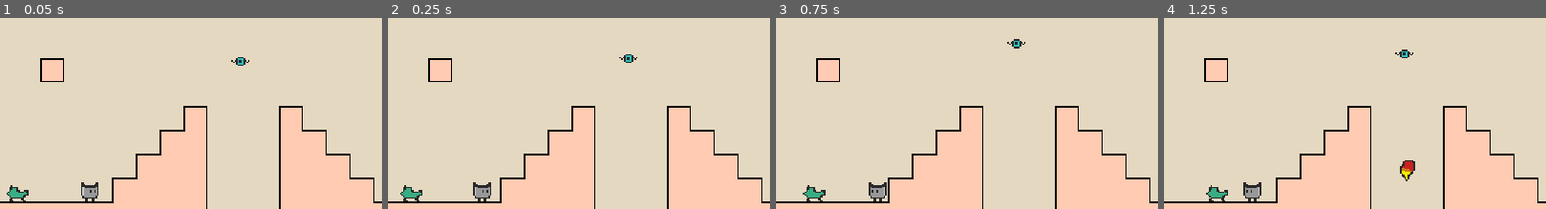
Above: before the commit, frames 1-4 (left to right).
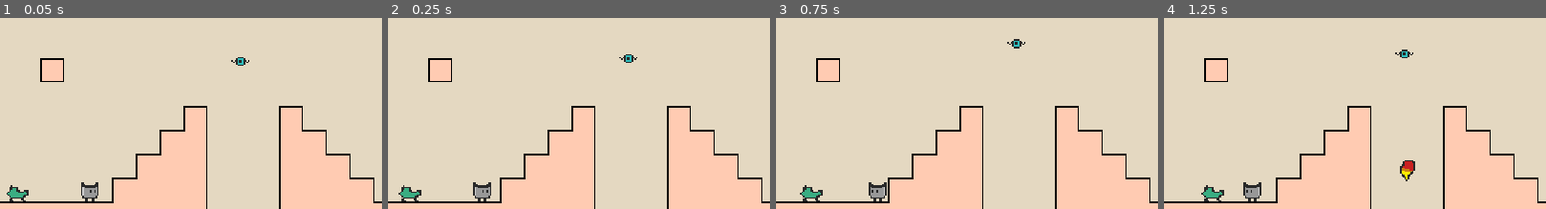
Above: after the commit, the same moments.

Repository: yannicka/ninja
Game: Godot game, scene res://src/Scenes/Game.tscn
The game is run twice, just before and just after one commit, with the same random seed, the same clock (stepped at 60 frames per second) and the same inputs.
Inputs (mouse positions are % of the whole screen's width and height, from its top left):
- Up to frame 1 (0.05 s): no input
- Up to frame 2 (0.25 s): no input
- Up to frame 3 (0.75 s): move the mouse to (72, 45) at 0.52 s; hold Right (ui_right) from 0.53 s (still down); hold Space (space) from 0.53 s (still down); click (72, 45) at 0.67 s
- Up to frame 4 (1.25 s): keep holding Right (ui_right); keep holding Space (space); tap Up (ui_up) at 0.77 s
The pictures show only the part of the screen within x 48-98%, y 33-83%; the shares and areas given below are measured in that part.

Frame 1 is identical in both runs. In frame 2, 0.1% of the frame differs, in the area x 2-9%, y 87-96%; in frame 3, 0.2%; in frame 4, 0.3%, in the area x 9-17%, y 87-96%.

Commit message:
Relecture de la tortue

Diff:
--- a/src/Enemies/Frog.gd
+++ b/src/Enemies/Frog.gd
@@ -8,8 +8,7 @@
 var direction = Vector2.LEFT
 
 func _ready() -> void:
-	if direction.x == -1:
-		scale.x = -1
+	scale.x = direction.x
 
 	var timer = Timer.new()
 	timer.connect("timeout", on_timer_timeout)
--- a/src/Enemies/Ramper.gd
+++ b/src/Enemies/Ramper.gd
@@ -6,10 +6,8 @@
 @export var direction = Vector2.RIGHT
 
 func _ready() -> void:
+	scale.x = direction.x
 	velocity.x = SPEED * direction.x
-
-	if direction.x == -1:
-		scale.x = -1
 
 func _physics_process(delta: float) -> void:
 	if not is_on_floor():
--- a/src/Enemies/Turtle.gd
+++ b/src/Enemies/Turtle.gd
@@ -1,18 +1,20 @@
 extends CharacterBody2D
 
 const TurtleSpinningTop = preload("res://src/Enemies/TurtleSpinningTop.tscn")
-const SPEED = 20
 
-var direction = Vector2.RIGHT
+const SPEED = 18
+const GRAVITY = 500
 
-func _ready():
-	velocity.x = SPEED
+@export var direction = Vector2.RIGHT
 
-func _physics_process(delta):
-	move_and_slide()
+func _ready() -> void:
+	scale.x = direction.x
+	velocity.x = SPEED * direction.x
 
+func _physics_process(delta: float) -> void:
 	if not is_on_floor():
-		velocity.y += 120 * delta
+		velocity.y += GRAVITY * delta
+		velocity.y = min(velocity.y, GRAVITY)
 
 	if is_on_wall():
 		direction = -direction
@@ -20,7 +22,9 @@
 
 		scale.x = -1
 
-func _on_area_2d_body_entered(body):
+	move_and_slide()
+
+func _on_area_2d_body_entered(body: Node2D) -> void:
 	if body.has_method("die_or_bounce"):
 		var die_or_bounce = body.die_or_bounce()
 
--- a/src/Enemies/Turtle.tscn
+++ b/src/Enemies/Turtle.tscn
@@ -11,7 +11,7 @@
 animations = [{
 "frames": [SubResource("AtlasTexture_wtov7")],
 "loop": true,
-"name": &"default",
+"name": &"walk",
 "speed": 5.0
 }]
 
@@ -28,6 +28,7 @@
 
 [node name="AnimatedSprite2d" type="AnimatedSprite2D" parent="."]
 frames = SubResource("SpriteFrames_nr2fk")
+animation = &"walk"
 
 [node name="CollisionShape2d" type="CollisionShape2D" parent="."]
 position = Vector2(0, 3)
--- a/src/Enemies/TurtleSpinningTop.gd
+++ b/src/Enemies/TurtleSpinningTop.gd
@@ -1,19 +1,19 @@
 extends CharacterBody2D
 
 const SPEED = 70
+const GRAVITY = 500
 
-@export var direction = Vector2.RIGHT
-
+var direction = Vector2.RIGHT
 var age = 0
 
 func _ready():
+	scale.x = direction.x
 	velocity.x = SPEED * direction.x
 
 func _physics_process(delta):
-	move_and_slide()
-
 	if not is_on_floor():
-		velocity.y += 120 * delta
+		velocity.y += GRAVITY * delta
+		velocity.y = min(velocity.y, GRAVITY)
 
 	if is_on_wall():
 		direction = -direction
@@ -23,6 +23,8 @@
 
 	age += delta
 
+	move_and_slide()
+
 func _on_area_2d_body_entered(body):
 	if age > 0.05 and body.has_method("die_or_bounce"):
 		var die_or_bounce = body.die_or_bounce()
--- a/src/Enemies/TurtleSpinningTop.tscn
+++ b/src/Enemies/TurtleSpinningTop.tscn
@@ -32,7 +32,7 @@
 frames = SubResource("SpriteFrames_nr2fk")
 
 [node name="CollisionShape2d" type="CollisionShape2D" parent="."]
-position = Vector2(0, 4)
+position = Vector2(0, 5)
 rotation = 1.5708
 shape = SubResource("CapsuleShape2D_olmhk")
 
@@ -40,7 +40,7 @@
 collision_layer = 2
 
 [node name="CollisionShape2d" type="CollisionShape2D" parent="Area2d"]
-position = Vector2(0, 4)
+position = Vector2(0, 5)
 rotation = 1.5708
 shape = SubResource("CapsuleShape2D_iotkq")
 
